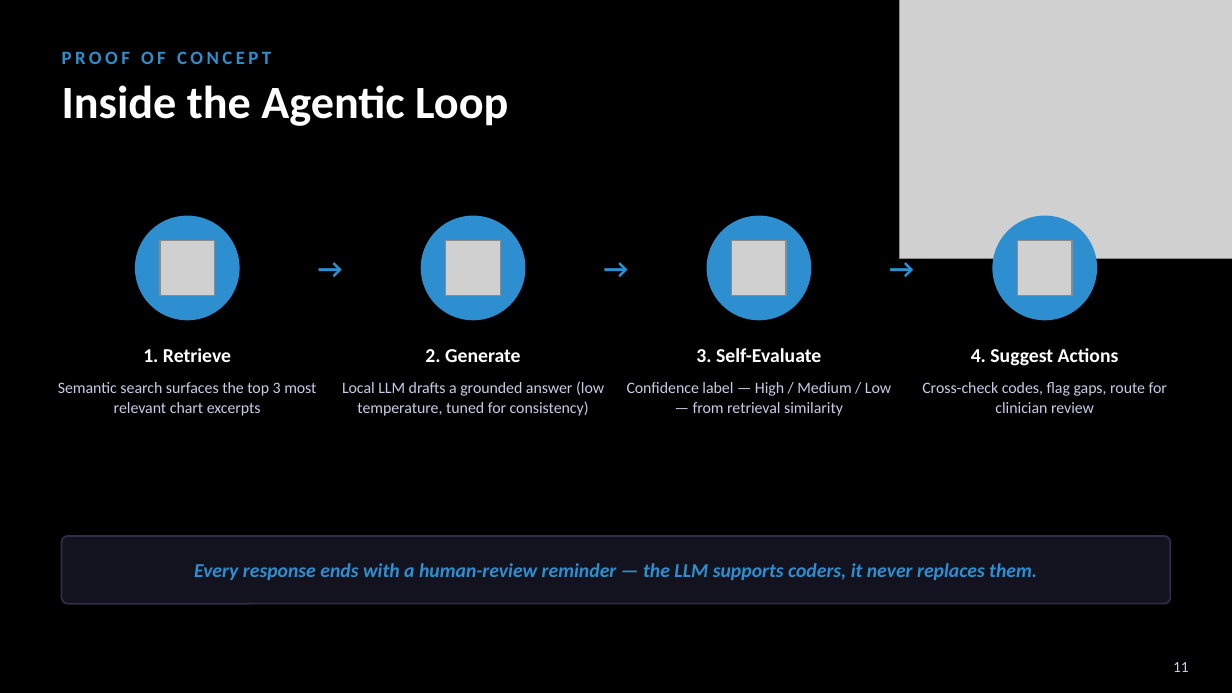
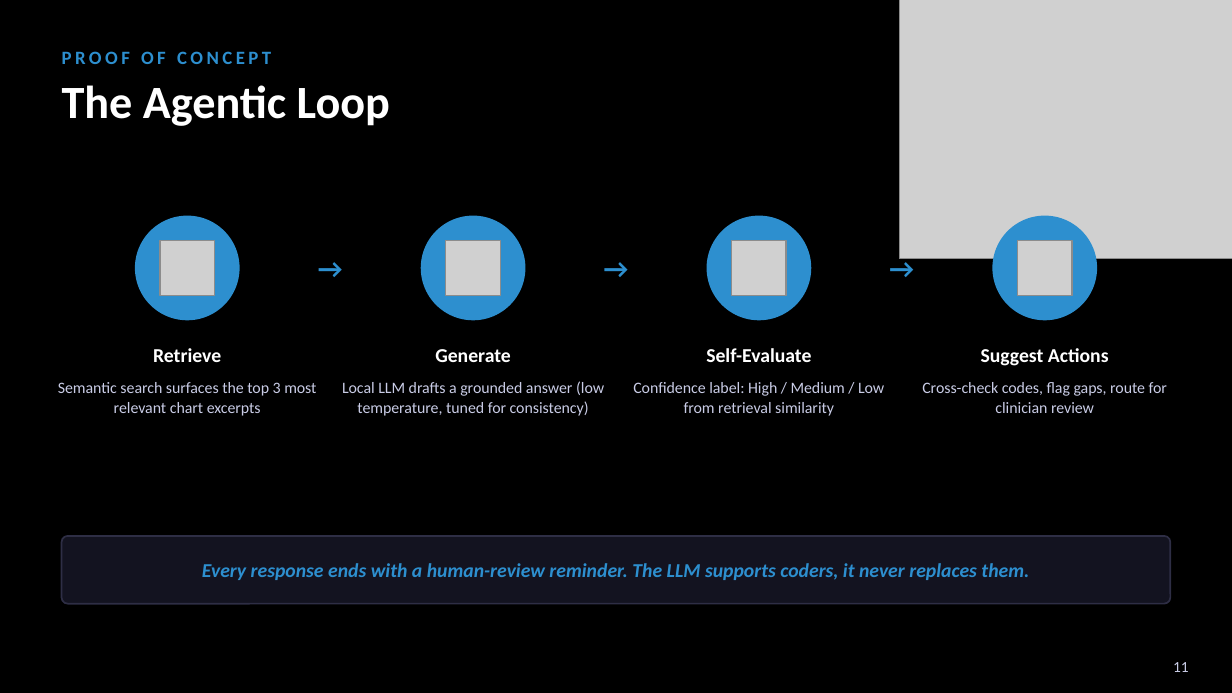
Before and after one commit to evierkim/cotiviti-intern-poc-agentic-rag, a slide deck: slide 10 of Cotiviti_PowerPoint.pptx (slide 11 before the commit). Drawn at 1232x693 pixels with LibreOffice and Linux fonts; fonts in the diff are those of the drawing; grey boxes stand for pictures. Boxes give left, top, right and bottom in pixels: in the first picture for what was removed or moved away, otherwise in the second. Text is boxed around its words. In the diff, an @@ line names an element or a change of style, - is before the commit and + after.

```diff
--- a/Cotiviti_PowerPoint.pptx
+++ b/Cotiviti_PowerPoint.pptx
@@ text at [62,85,390,126]: text changed @@
-Inside the Agentic Loop
+The Agentic Loop
@@ text at [153,348,221,362]: text changed @@
-1. Retrieve
+Retrieve
@@ text at [435,349,511,362]: text changed @@
-2. Generate
+Generate
@@ text at [706,348,811,362]: text changed @@
-3. Self-Evaluate
+Self-Evaluate
@@ text at [981,348,1109,366]: text changed @@
-4. Suggest Actions
+Suggest Actions
@@ text at [633,382,884,416]: text changed @@
-Confidence label — High / Medium / Low — from retrieval similarity
+Confidence label: High / Medium / Low from retrieval similarity
@@ text at [202,563,1029,580]: text changed @@
-Every response ends with a human-review reminder — the LLM supports coders, it never replaces them.
+Every response ends with a human-review reminder. The LLM supports coders, it never replaces them.
```
Also in this commit, not shown: 13 other slides changed, 4 slides removed.
